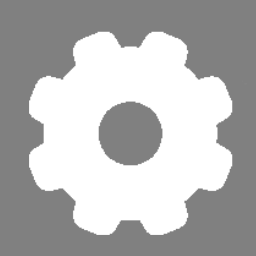
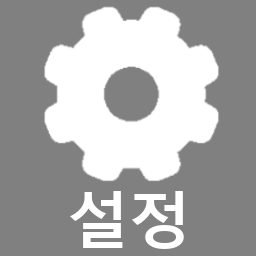
Revision of a layered w=256, h=256 image; what changed, layer by layer:
added layer "설정" above "setting" over box(70, 191, 184, 249)
painted on "setting" over box(29, 6, 247, 235)
